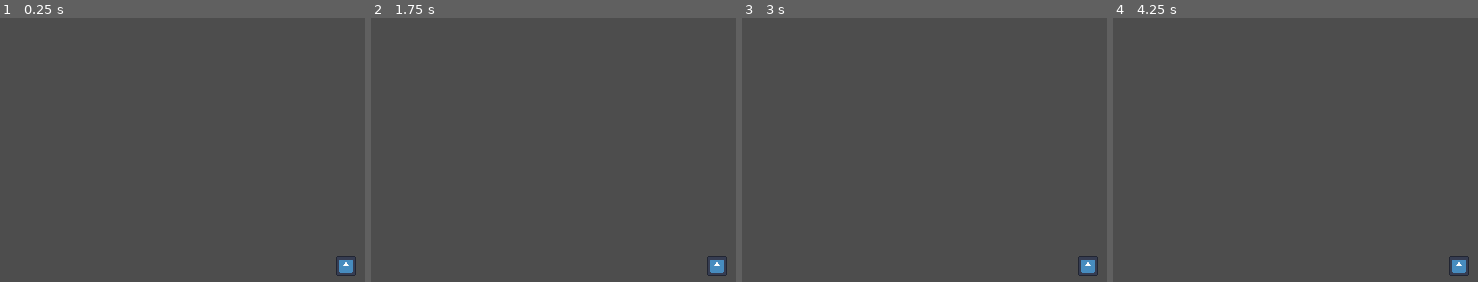
Above: before the commit, frames 1-4 (left to right).
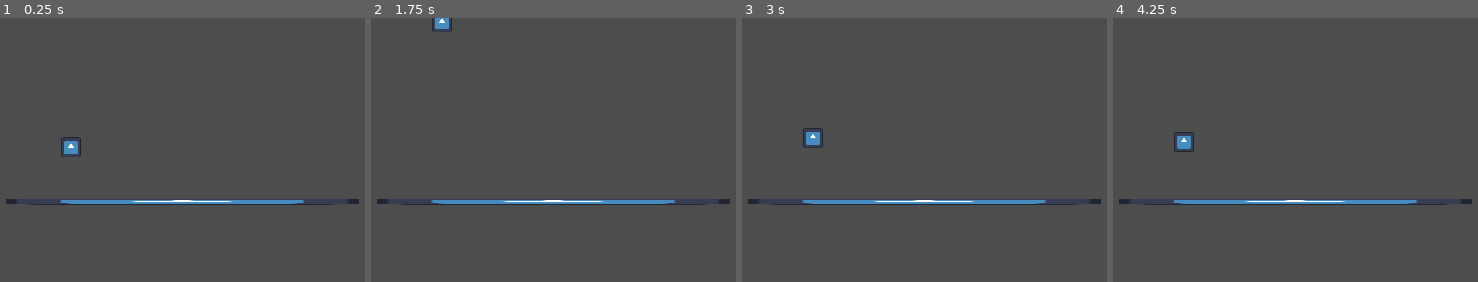
Above: after the commit, the same moments.

Repository: Xeredar/beatroot
Game: Godot game, scene res://scenes/test_konstantin.tscn
The game is run twice, just before and just after one commit, with the same random seed, the same clock (stepped at 60 frames per second) and the same inputs. The engine's default icon, where the game draws it, is replaced by a stand-in: a white triangle on a blue panel in a dark square.
Inputs:
- Up to frame 1 (0.25 s): no input
- Up to frame 2 (1.75 s): tap Space (jump) at 0.6, 0.77, 1.07, 1.35, 1.52 s
- Up to frame 3 (3 s): tap Space (jump) at 1.82, 2.1, 2.85 s
- Up to frame 4 (4.25 s): tap Space (jump) at 3.02, 3.32, 3.6, 3.77, 4.07 s

The runs differ from the first frame. In frame 1, 1.9% of the frame differs, in the area x 1-99%, y 45-98%; in frame 2, 1.9%; in frame 3, 2.0%, in the area x 1-99%, y 41-98%; in frame 4, 2.0%.

Commit message:
character can double jump

Diff:
--- a/scenes/test_konstantin.tscn
+++ b/scenes/test_konstantin.tscn
@@ -9,7 +9,7 @@
 [node name="Node2D" type="Node2D"]
 
 [node name="RigidBody2D" type="RigidBody2D" parent="."]
-position = Vector2(530.723, 336.083)
+position = Vector2(255.723, 184.083)
 freeze = true
 
 [node name="CollisionShape2D" type="CollisionShape2D" parent="RigidBody2D"]
@@ -21,4 +21,4 @@
 texture = ExtResource("2_twb3h")
 
 [node name="Character" parent="." instance=ExtResource("1_thqwu")]
-position = Vector2(419, 248)
+position = Vector2(144, 96)
--- a/scripts/character_controller.gd
+++ b/scripts/character_controller.gd
@@ -1,11 +1,22 @@
 extends CharacterBody2D
 
-@export var jump_speed: int = -100
-@export var gravity: int = 10
+@export var jump_speed: int = -400
+@export var gravity: int = 1000
+@export var extra_jumps: int = 2
 
+var current_jumps: int = 0
 
 func _physics_process(delta) -> void:
 	velocity.y += gravity * delta
 
-	if Input.is_action_just_pressed("jump") and is_on_floor():
-		velocity.y = jump_speed
+	move_and_slide()
+
+	if is_on_floor():
+		current_jumps = 0
+
+	if Input.is_action_just_pressed("jump"):
+		if is_on_floor():
+			velocity.y = jump_speed
+		elif current_jumps < extra_jumps:
+			velocity.y = jump_speed
+			current_jumps += 1
